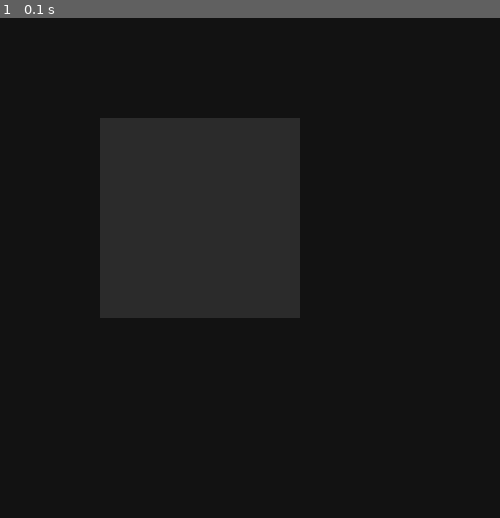
Above: before the commit, frame 1.
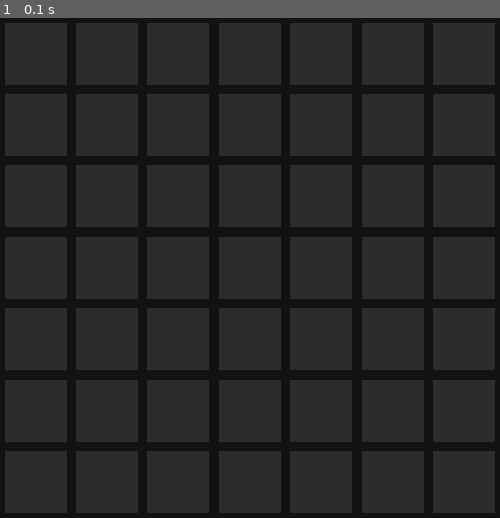
Above: after the commit, the same moment.

Repository: Emmet-v15/connect-4
Game: pygame game, started from __main__.py
The game is run twice, just before and just after one commit, with the same random seed, the same clock (stepped at 60 frames per second) and the same inputs.
Inputs:
- Up to frame 1 (0.1 s): no input

The runs differ from the first frame. In frame 1, 68% of the frame differs, in the area x 1-99%, y 1-99%.

Commit message:
Added some more pygame stuff

Diff:
--- a/__main__.py
+++ b/__main__.py
@@ -1,9 +1,28 @@
 from connect4 import Board
 import pygame
 
+
+def drawAlphaRect(surface, size, pos, alpha, rgb=None):
+    # precise
+
+    s = pygame.Surface(size, pygame.SRCALPHA)
+    if rgb == None:
+        s.fill((255, 255, 255, alpha))
+    else:
+        s.fill((*rgb, alpha))
+    surface.blit(s, pos)
+
+    # faster
+    # rect = pygame.Surface(size)
+    # rect.set_alpha(alpha)
+    # rect.fill((255, 255, 255))
+    # surface.blit(rect, pos)
+
+
 pygame.init()
 
-screen = pygame.display.set_mode([500, 500])
+win_size = [500, 500]
+screen = pygame.display.set_mode(win_size)
 
 running = True
 while running:
@@ -11,16 +30,24 @@
     for event in pygame.event.get():
         if event.type == pygame.QUIT:
             running = False
+        if event.type == pygame.MOUSEBUTTONDOWN:
+            if event.button == 1:
+                event.pos
 
     screen.fill((18, 18, 18))
-    s = pygame.Surface((200,200))  # the size of your rect
-    s.set_alpha(28)                # alpha level
-    s.fill((255,255,255))           # this fills the entire surface
-    screen.blit(s, (100,100))    # (0,0) are the top-left coordinates
+
+    for x in range(7):
+        for y in range(7):
+            if y == 1:
+                drawAlphaRect(screen, [win_size[0]/8, win_size[1]/8],
+                              [x*win_size[0]/7 + 5, y*win_size[1]/7 + 5], 28)
+            else:
+                drawAlphaRect(screen, [win_size[0]/8, win_size[1]/8],
+                              [x*win_size[0]/7 + 5, y*win_size[1]/7 + 5], 28)
+
     pygame.display.flip()
 
 pygame.quit()
-
 
 # if __name__ == "__main__":
 #     board = new Board(9, 9)
